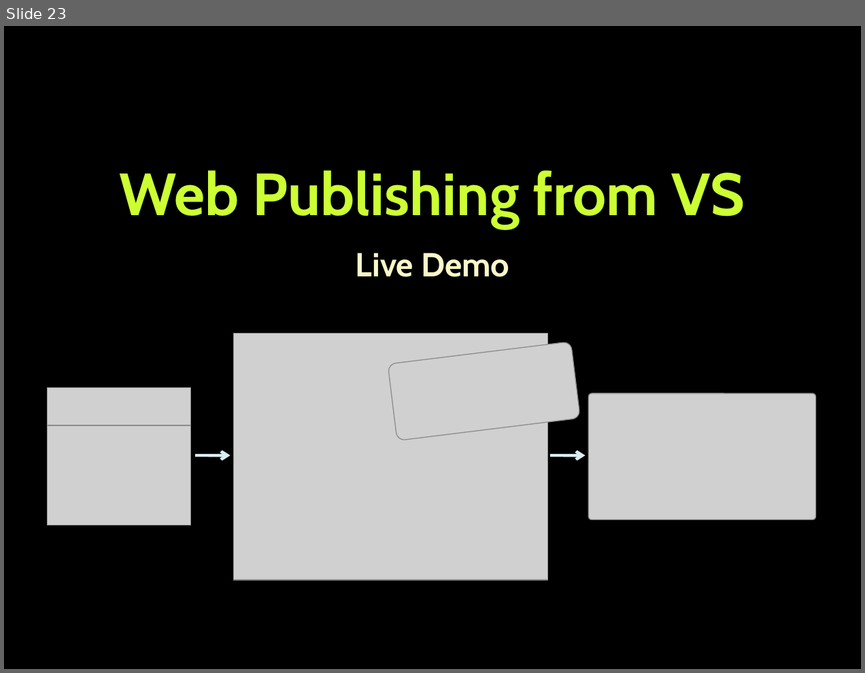
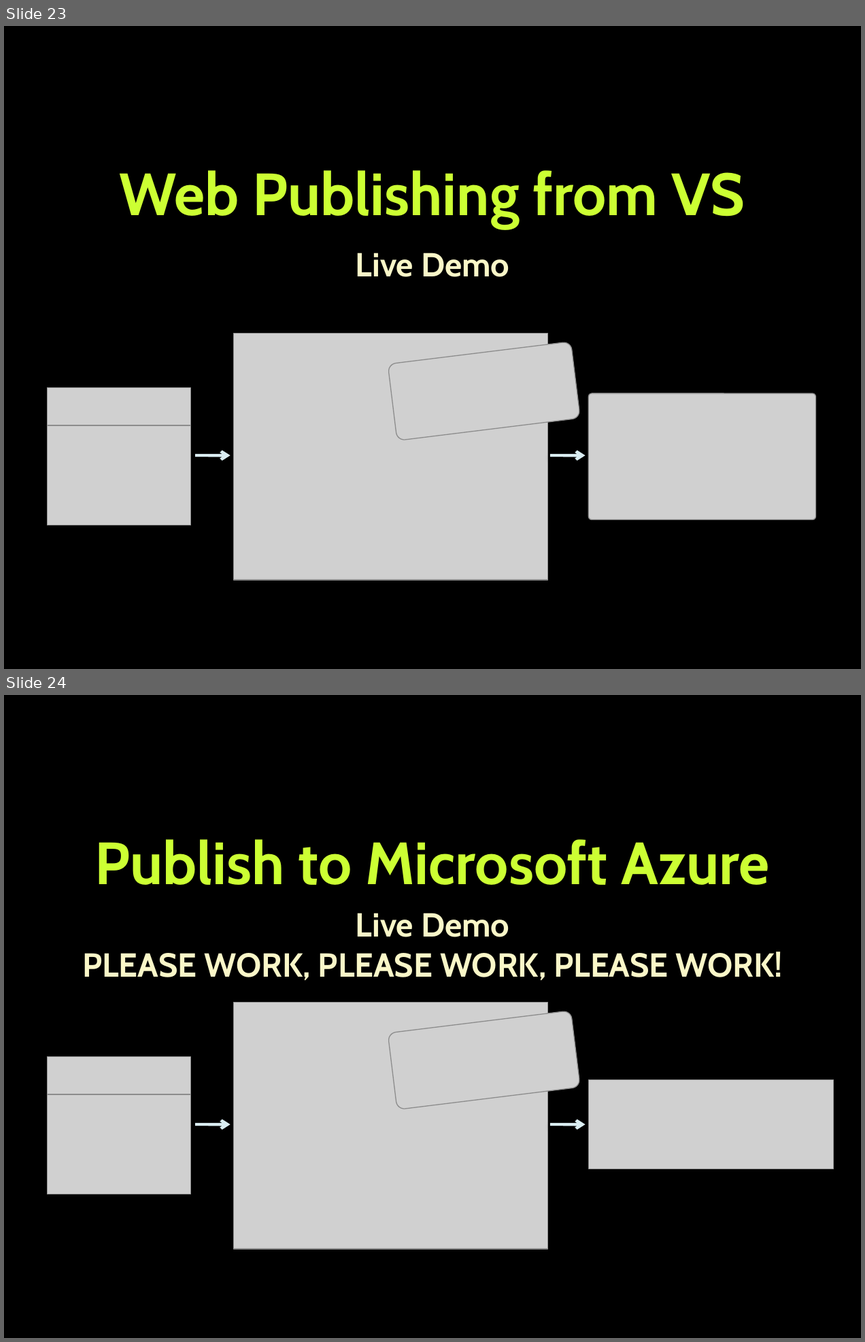
Before and after one commit to martin-nikolov/Telerik-Academy, a slide deck: ASP.NET MVC/08. IIS and Deployment of ASP.NET Applications/IIS and Deployment of ASP.NET Applications.pptx. Shown one above the other, each under a label of ours: slide 23 before the commit, slides 23 and 24 after it. The pictures are 865x673 and 865x1342 pixels, drawn with LibreOffice and Linux fonts; fonts in the diff are those of the drawing; grey boxes stand for pictures; background and template pictures are left out. Boxes give left, top, right and bottom in pixels: in the first picture for what was removed or moved away, otherwise in the second. Text is boxed around its words. In the diff, an @@ line names an element or a change of style, - is before the commit and + after.

```diff
--- a/ASP.NET MVC/08. IIS and Deployment of ASP.NET Applications/IIS and Deployment of ASP.NET Applications.pptx
+++ b/ASP.NET MVC/08. IIS and Deployment of ASP.NET Applications/IIS and Deployment of ASP.NET Applications.pptx
@@ slide 24 added at <box>4,695,861,1338</box>, background picture (left out) @@
@@ title added at <box>95,839,770,885</box>, 50 pt, text #CCFF33, bold @@
+Publish to Microsoft Azure
@@ subtitle added at <box>82,913,783,981</box>, 28 pt, text #FAF7C8, bold @@
+Live Demo
+PLEASE WORK, PLEASE WORK, PLEASE WORK!
@@ picture added at <box>234,1002,548,1249</box> @@
@@ picture added at <box>388,1011,581,1110</box> @@
@@ picture added at <box>47,1057,190,1094</box> @@
@@ picture added at <box>588,1080,834,1169</box> @@
@@ picture added at <box>47,1094,190,1193</box> @@
@@ arrow added from (195, 1124) to (230, 1124), #DAEDF2 2.5 pt @@
@@ arrow added from (550, 1124) to (585, 1124), #DAEDF2 2.5 pt @@
```
Also in this commit, not shown: 6 slides changed, 1 other file.
